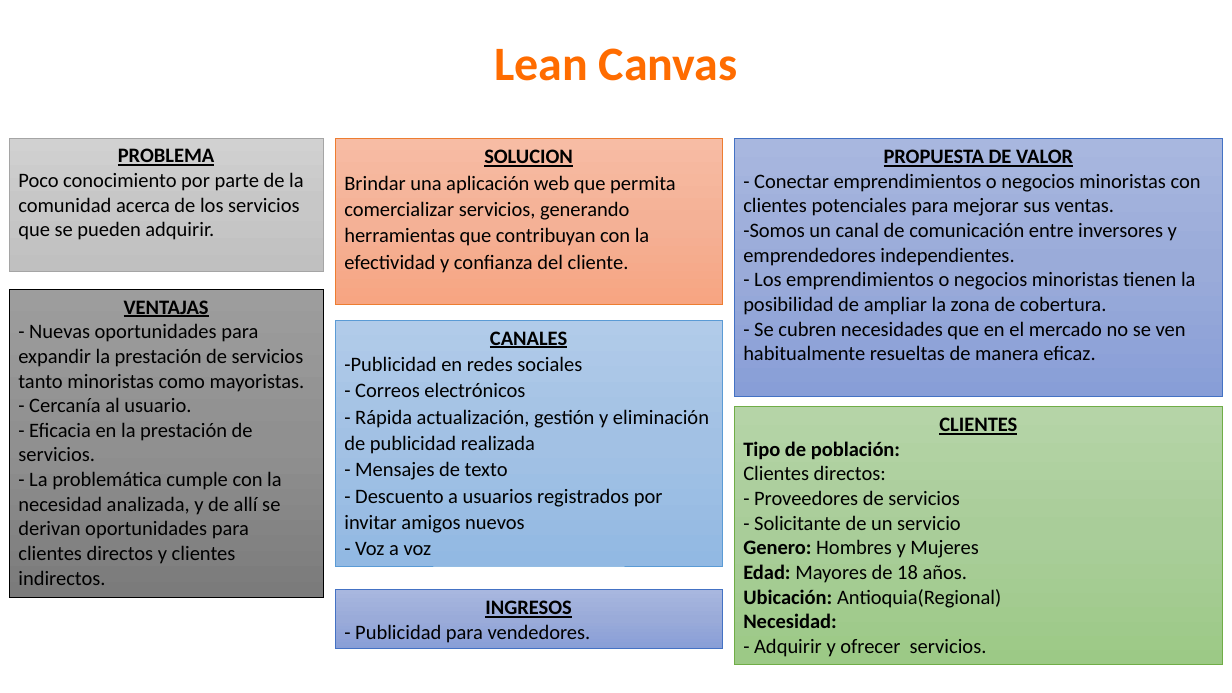
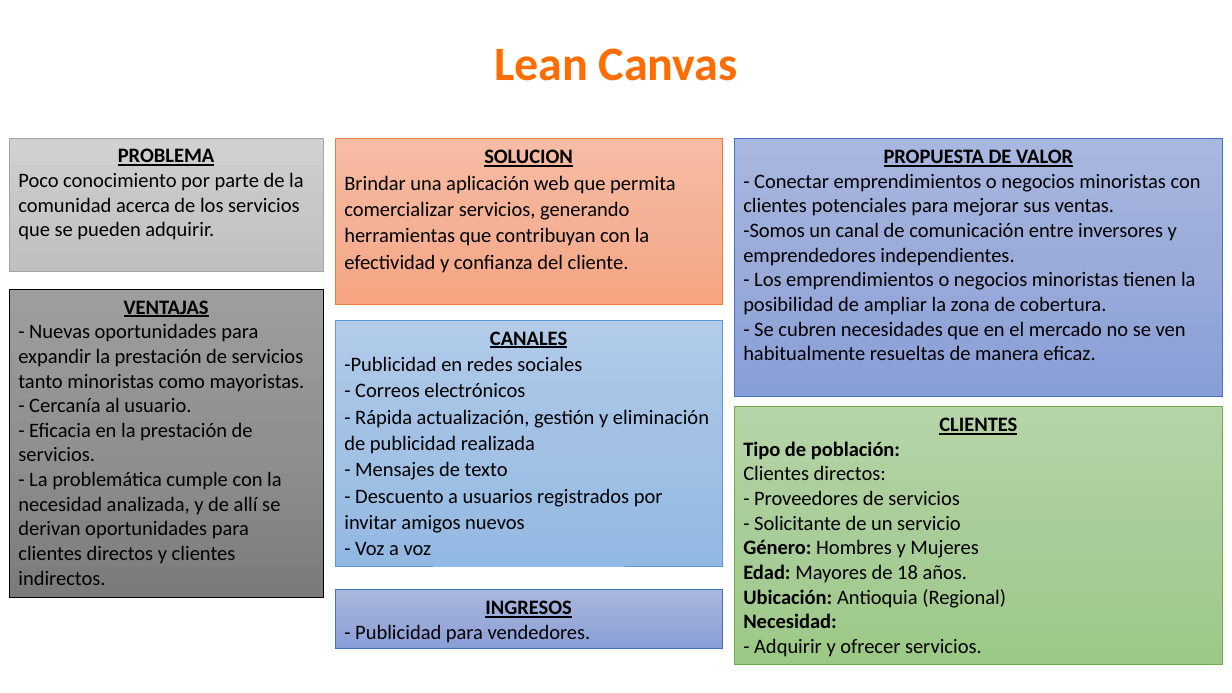
Before and after one commit to yeseniaquejada/SERVICE_MARKET, a slide deck: slide 8 of PROYECTO FORMATIVO.pptx. Drawn at 1232x693 pixels with LibreOffice and Linux fonts; fonts in the diff are those of the drawing; background and template pictures are left out. Boxes give left, top, right and bottom in pixels: in the first picture for what was removed or moved away, otherwise in the second. Text is boxed around its words. In the diff, an @@ line names an element or a change of style, - is before the commit and + after.

```diff
--- a/PROYECTO FORMATIVO.pptx
+++ b/PROYECTO FORMATIVO.pptx
@@ text in rectangle at (x1=743, y1=539, x2=978, y2=558): text changed @@
-Genero: Hombres y Mujeres
+Género: Hombres y Mujeres
@@ text in rectangle at (x1=743, y1=589, x2=1006, y2=608): spaces changed @@
-Ubicación: Antioquia(Regional)
+Ubicación: Antioquia (Regional)
```
Also in this commit, not shown: 2 other slides changed, 4 other files.
